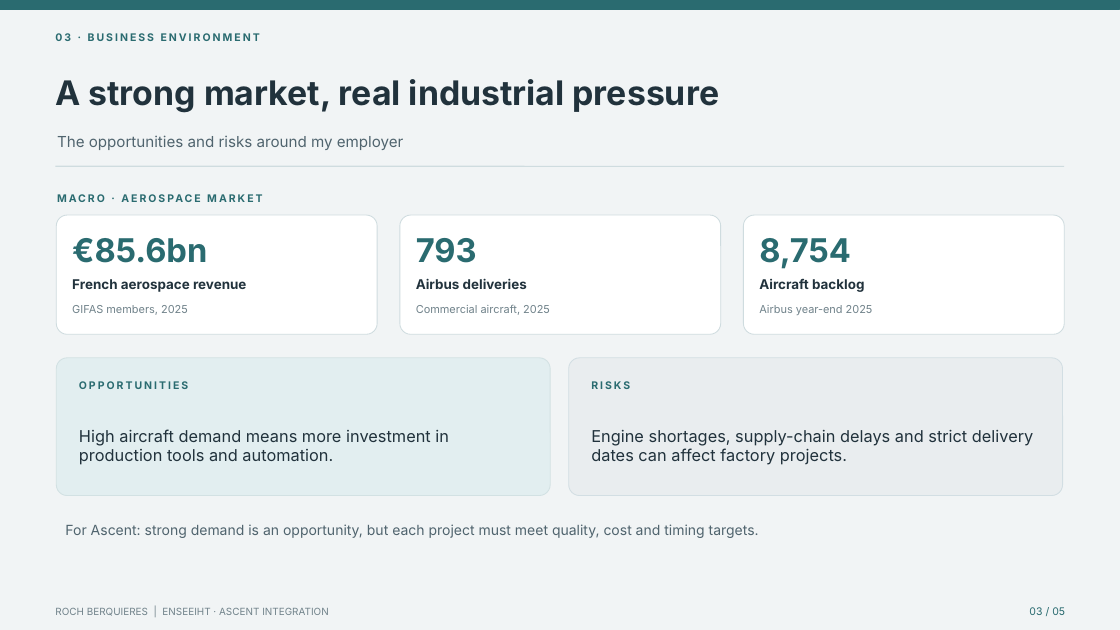
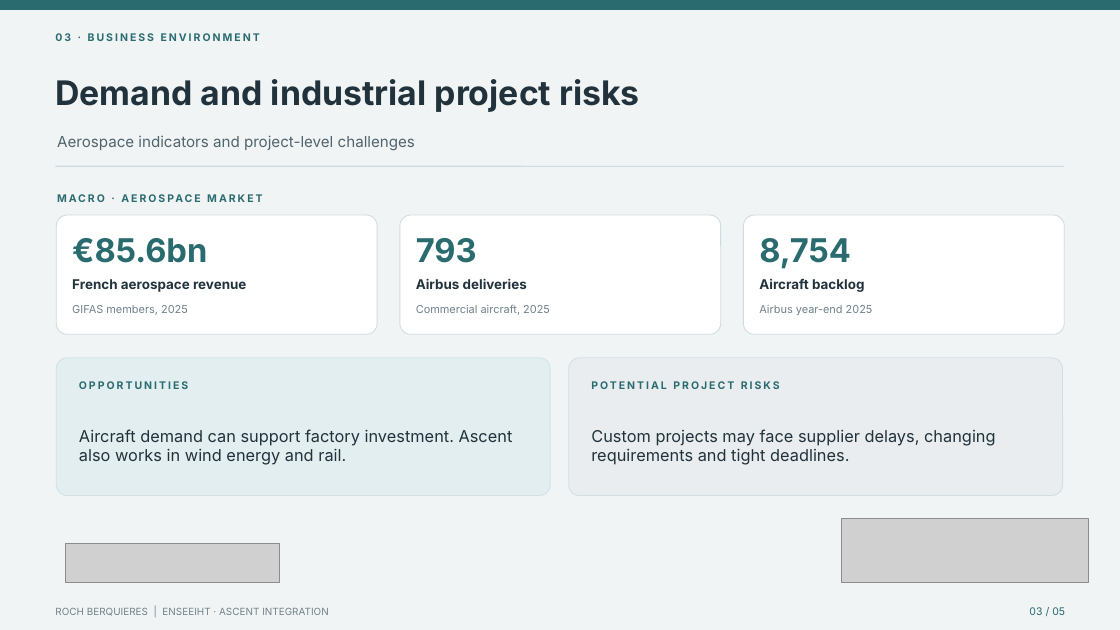
Before and after one commit to Rortuuii/roch-portfolio, a slide deck: slide 3 of documents/CEP_Roch_Berquieres_5_slides_2026_logos.pptx. Drawn at 1120x630 pixels with LibreOffice and Linux fonts; fonts in the diff are those of the drawing; grey boxes stand for pictures. Boxes give left, top, right and bottom in pixels: in the first picture for what was removed or moved away, otherwise in the second. Text is boxed around its words. In the diff, an @@ line names an element or a change of style, - is before the commit and + after.

Commit message:
Refine CAM presentation, remove editorial footer phrases and nuance business risks

```diff
--- a/documents/CEP_Roch_Berquieres_5_slides_2026_logos.pptx
+++ b/documents/CEP_Roch_Berquieres_5_slides_2026_logos.pptx
@@ text at [55,79,640,112]: text changed @@
-A strong market, real industrial pressure
+Demand and industrial project risks
@@ text at [57,135,415,150]: text changed @@
-The opportunities and risks around my employer
+Aerospace indicators and project-level challenges
@@ text at [591,381,780,389]: text changed @@
-RISKS
+POTENTIAL PROJECT RISKS
@@ text at [79,429,513,465]: text changed @@
-High aircraft demand means more investment in production tools and automation.
+Aircraft demand can support factory investment. Ascent also works in wind energy and rail.
@@ text at [591,429,996,465]: text changed @@
-Engine shortages, supply-chain delays and strict delivery dates can affect factory projects.
+Custom projects may face supplier delays, changing requirements and tight deadlines.
@@ text removed at [65,524,759,538] @@
-For Ascent: strong demand is an opportunity, but each project must meet quality, cost and timing targets.
@@ picture added at [842,518,1089,582] @@
@@ picture added at [66,544,280,583] @@
```
Also in this commit, not shown: 4 other slides changed, 7 other files.
